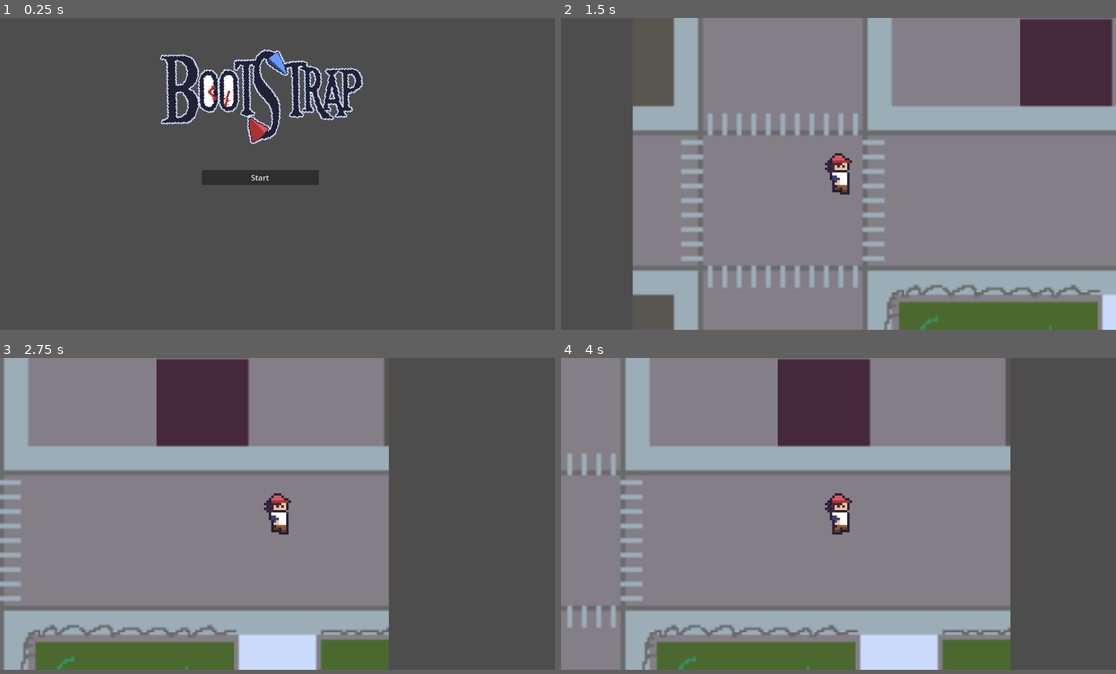
Above: before the commit, frames 1-4 (two rows, left to right).
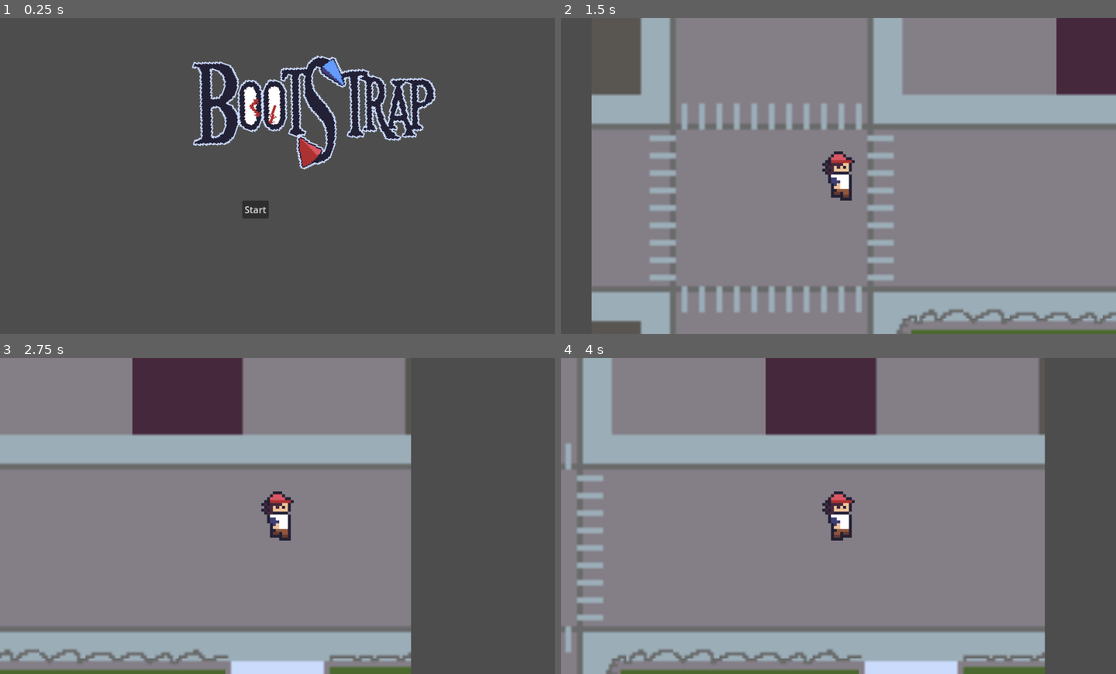
Above: after the commit, the same moments.

Repository: aambrose1/Bootstrap-Game
Game: Godot game, scene res://Scenes/Main Menu/main_menu.tscn
Two runs of this game, one before a commit and one after it. Both use one fixed random seed, a clock stepped at 60 frames per second and the inputs below.
Inputs:
- Up to frame 1 (0.25 s): no input
- Up to frame 2 (1.5 s): click "Start" at 0.5 s; tap Enter at 1.25 s; hold D (right_O) from 1.28 s (still down); tap K (attack) at 1.35 s
- Up to frame 3 (2.75 s): keep holding D (right_O); tap Space (jump_L) at 1.52, 2.27 s; tap K (attack) at 2.1 s
- Up to frame 4 (4 s): release D (right_O) at 2.78 s; hold A (left_L) 2.78-3.53 s; tap K (attack) at 2.85, 3.6 s; hold D (right_O) from 3.53 s (still down); tap Space (jump_L) at 3.77 s
In our replay, the window is 799x449 before the commit and 799x455 after it. These sizes can differ from the game's own. Grey fills any space a smaller window leaves; there, only what the larger window draws over its background counts as a difference.

The runs differ from the first frame. In frame 1, 9.8% of the frame differs, in the area x 28-79%, y 9-64%; in frame 2, 32%, in the area x 0-100%, y 0-100%; in frame 3, 25%; in frame 4, 32%.

Commit message:
level 1 background scroll
decorations will probably be done last as getting the level design implemented will be priority

Diff:
--- /dev/null
+++ b/bootstrap/Scenes/Levels/Level_1/level_1.tscn
@@ -0,0 +1,40 @@
+[gd_scene load_steps=4 format=3 uid="uid://bg76jw4skirv8"]
+
+[ext_resource type="PackedScene" uid="uid://bvc1ey4i1hll4" path="res://Scenes/Levels/levels_init.tscn" id="1_174j5"]
+[ext_resource type="Texture2D" uid="uid://bcopyisjubhch" path="res://Scenes/Levels/Level_1/Backgrounds/forest.png" id="2_tjcos"]
+
+[sub_resource type="WorldBoundaryShape2D" id="WorldBoundaryShape2D_di38a"]
+distance = -207.0
+
+[node name="level_1" instance=ExtResource("1_174j5")]
+
+[node name="Player" parent="." index="0"]
+z_index = 2
+position = Vector2(544, 468)
+
+[node name="Camera2D" type="Camera2D" parent="Player" index="4"]
+scale = Vector2(1e-05, 1e-05)
+zoom = Vector2(1.2, 1.2)
+limit_bottom = 600
+position_smoothing_speed = 4.0
+
+[node name="StaticBody2D" type="StaticBody2D" parent="." index="1"]
+position = Vector2(319, 300)
+
+[node name="CollisionShape2D" type="CollisionShape2D" parent="StaticBody2D" index="0"]
+position = Vector2(201, 31)
+shape = SubResource("WorldBoundaryShape2D_di38a")
+
+[node name="ParallaxBackground" type="ParallaxBackground" parent="." index="2"]
+
+[node name="ParallaxLayer" type="ParallaxLayer" parent="ParallaxBackground" index="0"]
+texture_repeat = 2
+motion_scale = Vector2(0.5, 0.5)
+motion_offset = Vector2(-50, 0)
+motion_mirroring = Vector2(794, 0)
+
+[node name="Sprite2D" type="Sprite2D" parent="ParallaxBackground/ParallaxLayer" index="0"]
+texture_repeat = 2
+position = Vector2(2, 5)
+texture = ExtResource("2_tjcos")
+centered = false
--- /dev/null
+++ b/bootstrap/Scenes/Levels/levels_init.tscn
@@ -0,0 +1,8 @@
+[gd_scene load_steps=2 format=3 uid="uid://bvc1ey4i1hll4"]
+
+[ext_resource type="PackedScene" uid="uid://dctw1fya4atf8" path="res://Scenes/Player/player.tscn" id="1_5sj3r"]
+
+[node name="levels_init" type="Node2D"]
+
+[node name="Player" parent="." instance=ExtResource("1_5sj3r")]
+position = Vector2(533, 315)
--- a/bootstrap/project.godot
+++ b/bootstrap/project.godot
@@ -13,6 +13,11 @@
 config/name="BootStrap"
 run/main_scene="res://Scenes/Main Menu/main_menu.tscn"
 config/features=PackedStringArray("4.3", "Forward Plus")
+
+[display]
+
+window/size/viewport_width=960
+window/size/viewport_height=547
 
 [input]
 
Not shown, added: bootstrap/Assets/pir8-walk-sheet.png.import
Not shown, added: bootstrap/Assets/pir8_swing sword.png.import
Not shown, added: bootstrap/Assets/revolver_shoot.png.import
Not shown, added: bootstrap/Assets/someguyjump.png.import
Not shown, added: bootstrap/Assets/someguywalk_silly.png.import
Binary file added: bootstrap/Scenes/Levels/Level_1/Backgrounds/forest.png
Not shown, added: bootstrap/Scenes/Levels/Level_1/Backgrounds/forest.png.import
Binary file added: bootstrap/Scenes/Levels/Level_1/Backgrounds/sunset.png
Not shown, added: bootstrap/Scenes/Levels/Level_1/Backgrounds/sunset.png.import
